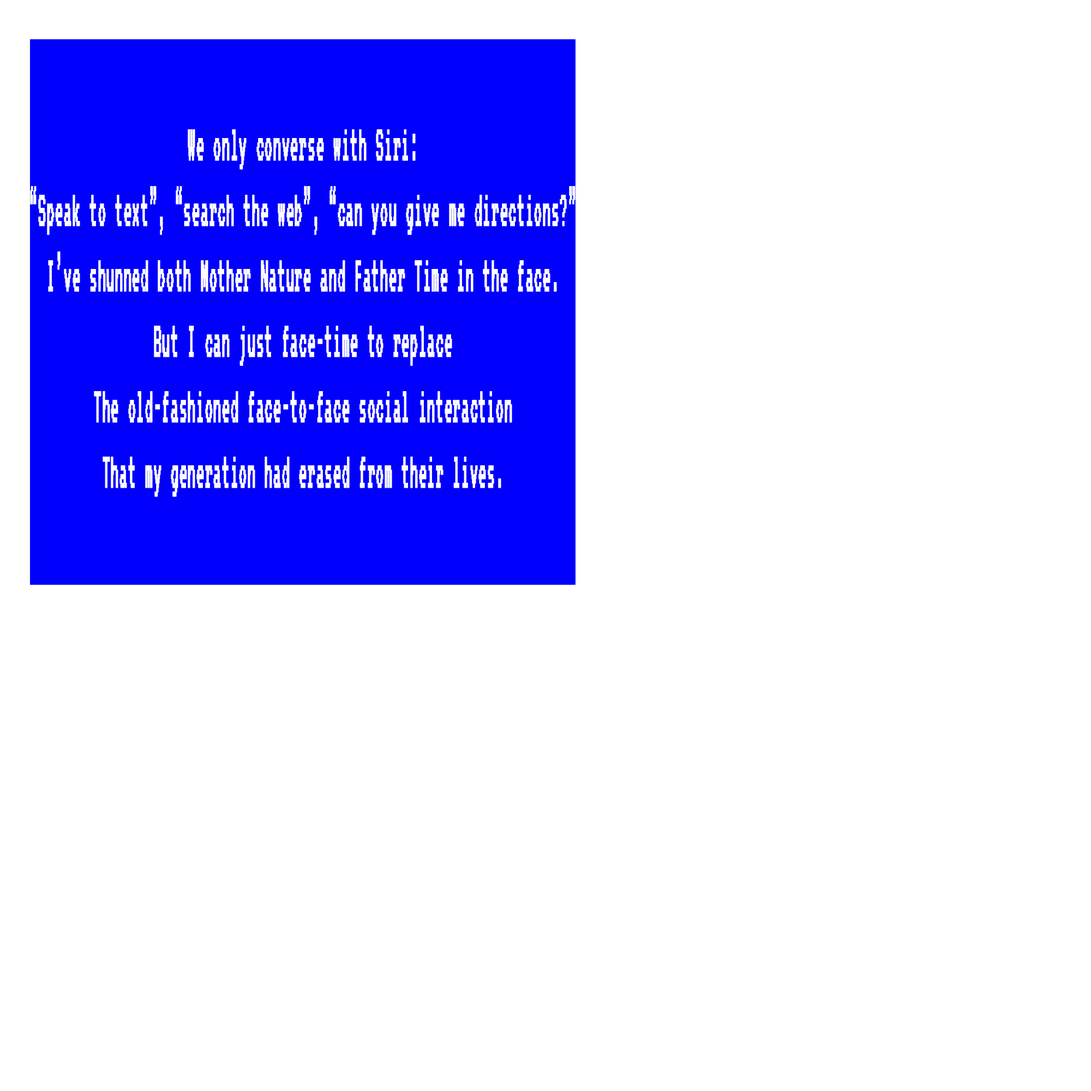
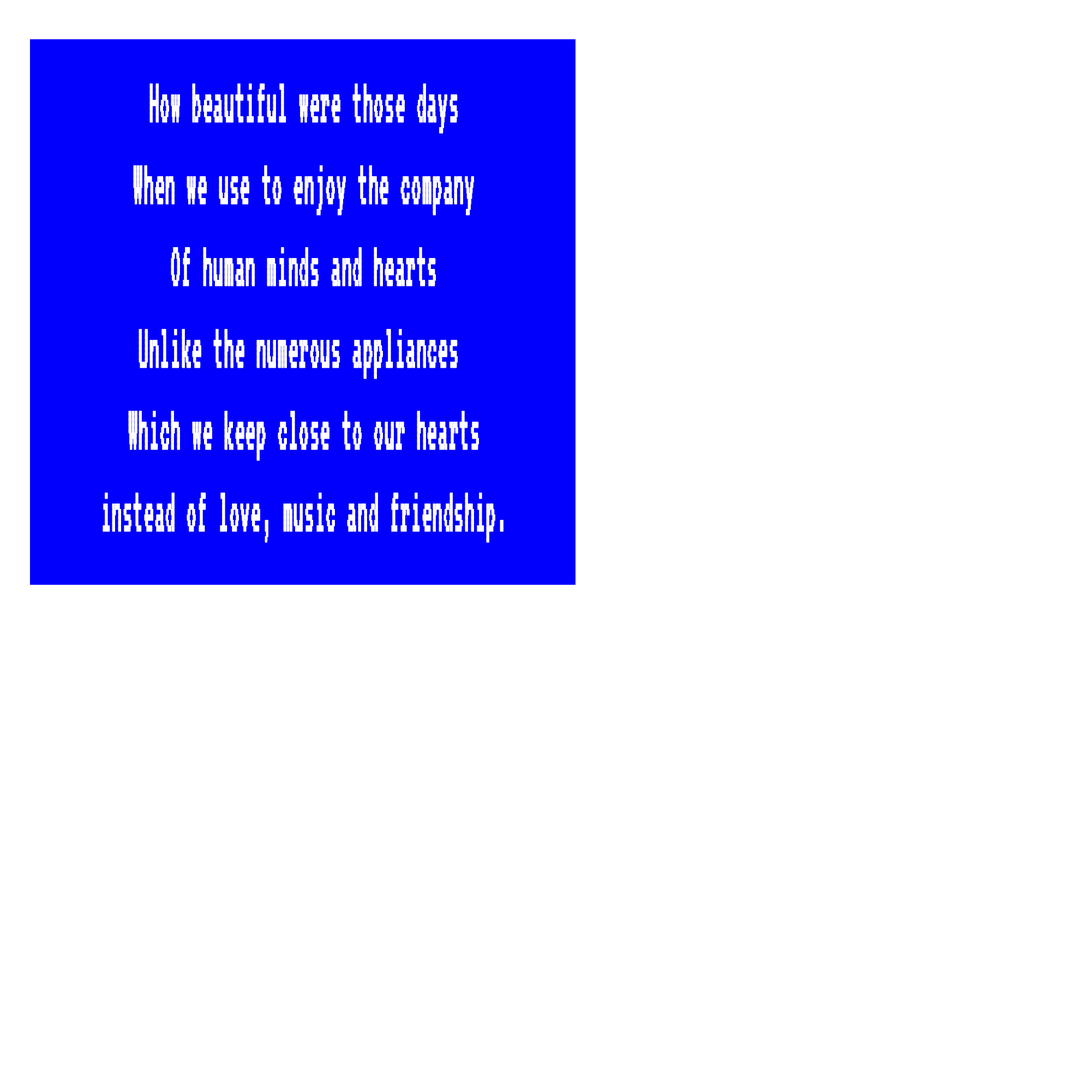
Layer changes from the first 1091 × 1091 image to the second:
renamed "We only converse with Siri: “Speak to text”, “search the web”," to "How beautiful were those days When we use to enjoy the company", painted on it over [30, 83, 576, 544]
